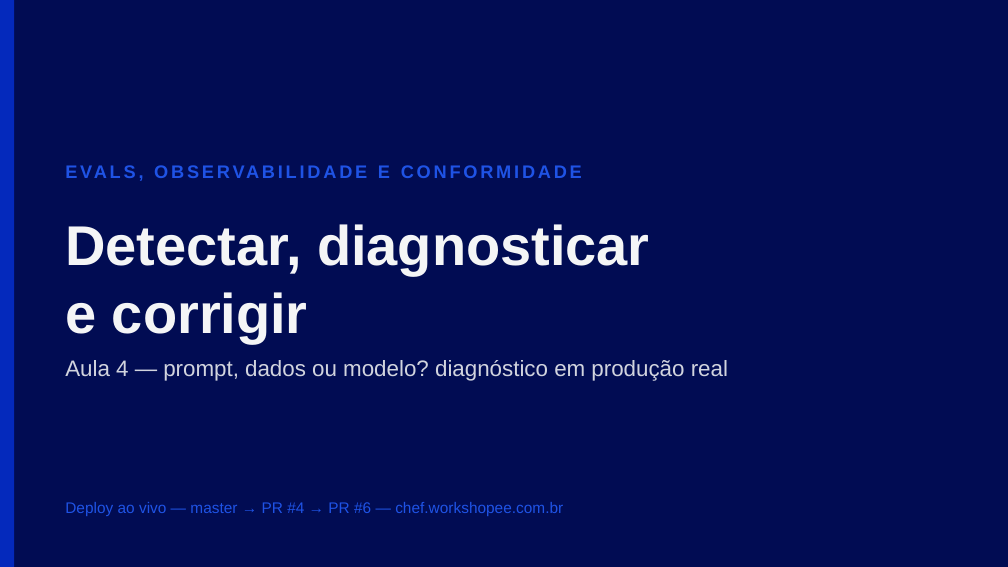
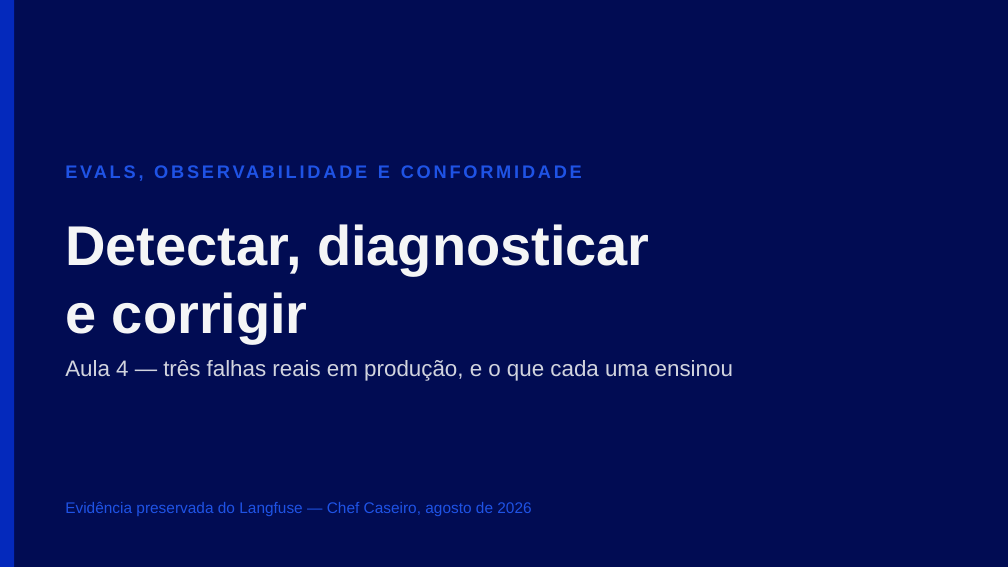
Before and after one commit to Djegao/alura-produto-ficticio, a slide deck: slide 1 of slides/aula4.pptx. Drawn at 1008x567 pixels with LibreOffice and Linux fonts; fonts in the diff are those of the drawing. Boxes give left, top, right and bottom in pixels: in the first picture for what was removed or moved away, otherwise in the second. Text is boxed around its words. In the diff, an @@ line names an element or a change of style, - is before the commit and + after.

```diff
--- a/slides/aula4.pptx
+++ b/slides/aula4.pptx
@@ text at (65,360,733,381): text changed @@
-Aula 4 — prompt, dados ou modelo? diagnóstico em produção real
+Aula 4 — três falhas reais em produção, e o que cada uma ensinou
@@ text at (65,502,531,516): text changed @@
-Deploy ao vivo — master → PR #4 → PR #6 — chef.workshopee.com.br
+Evidência preservada do Langfuse — Chef Caseiro, agosto de 2026
```
Also in this commit, not shown: 12 other slides changed, 8 slides added, 1 slide removed, 7 other files.
